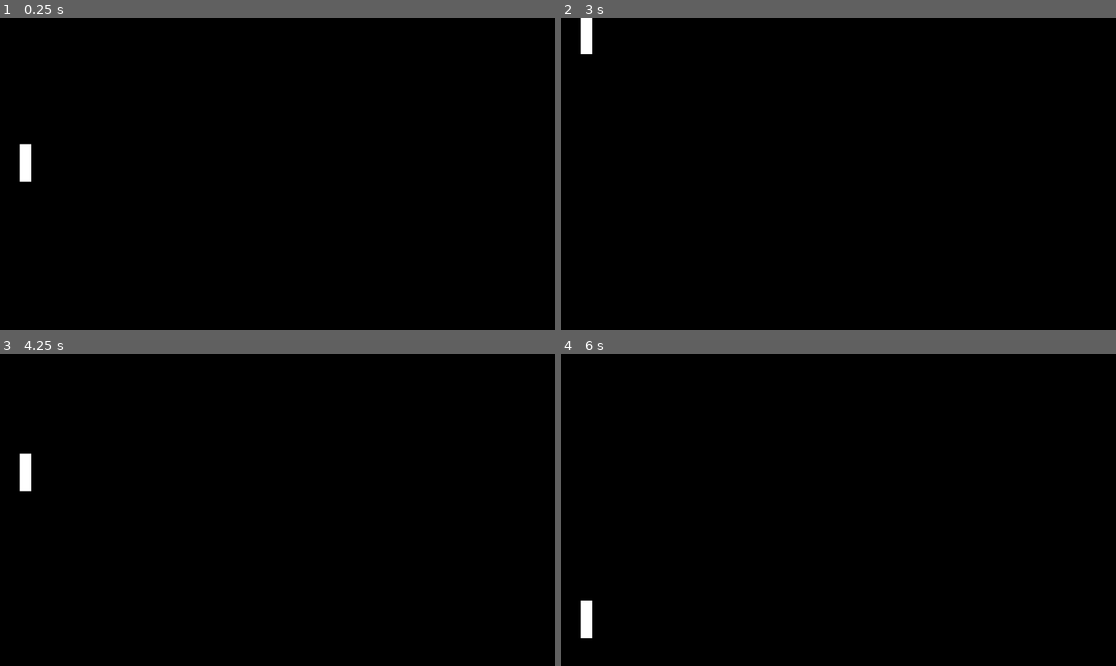
Above: before the commit, frames 1-4 (two rows, left to right).
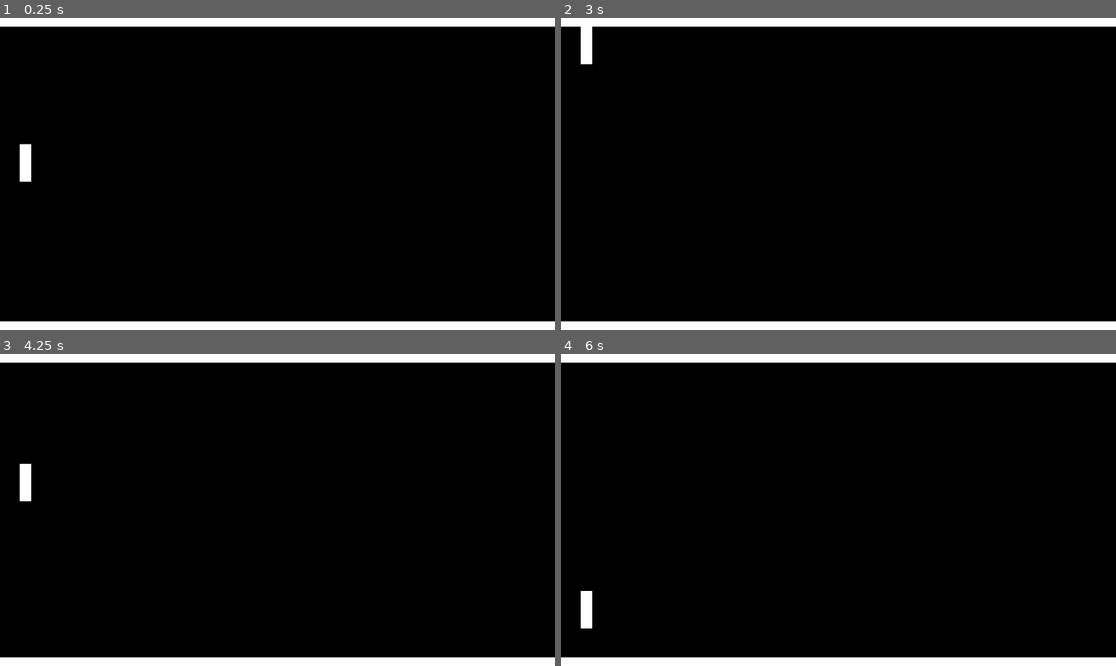
Above: after the commit, the same moments.

Repository: abattalov/Pong
Game: Godot game, scene res://scenes/main.tscn
The game is run twice, just before and just after one commit, with the same random seed, the same clock (stepped at 60 frames per second) and the same inputs.
Inputs:
- Up to frame 1 (0.25 s): no input
- Up to frame 2 (3 s): tap Enter at 0.5 s; hold Up (ui_up) 0.53-1.28 s; hold Down (ui_down) 1.28-2.03 s; hold Up (ui_up) from 2.03 s (still down)
- Up to frame 3 (4.25 s): tap Space at 3.5 s; release Up (ui_up) at 3.53 s; hold Down (ui_down) from 3.53 s (still down)
- Up to frame 4 (6 s): tap Enter at 5.75 s; release Down (ui_down) at 5.78 s; hold Up (ui_up) from 5.78 s (still down)

The runs differ from the first frame. In frame 1, 5.8% of the frame differs, in the area x 0-100%, y 0-100%; in frame 2, 5.8%; in frame 3, 5.9%; in frame 4, 5.9%.

Commit message:
added boundary walls

Diff:
--- a/project.godot
+++ b/project.godot
@@ -14,6 +14,10 @@
 run/main_scene="res://scenes/main.tscn"
 config/features=PackedStringArray("4.2", "Forward Plus")
 config/icon="res://icon.svg"
+
+[display]
+
+window/size/resizable=false
 
 [input]
 
--- a/scenes/main.tscn
+++ b/scenes/main.tscn
@@ -1,7 +1,13 @@
-[gd_scene load_steps=2 format=3 uid="uid://dt40rn628q6cx"]
+[gd_scene load_steps=3 format=3 uid="uid://dt40rn628q6cx"]
 
 [ext_resource type="PackedScene" uid="uid://ddsnbe4r4gwqr" path="res://scenes/paddle.tscn" id="1_m1qxp"]
+[ext_resource type="PackedScene" uid="uid://didv2fa4fx6nq" path="res://scenes/wall.tscn" id="2_88qi8"]
 
 [node name="Main" type="Node2D"]
 
 [node name="Paddle" parent="." instance=ExtResource("1_m1qxp")]
+
+[node name="Wall" parent="." instance=ExtResource("2_88qi8")]
+
+[node name="Wall2" parent="." instance=ExtResource("2_88qi8")]
+position = Vector2(0, 630)
--- /dev/null
+++ b/scenes/wall.tscn
@@ -0,0 +1,22 @@
+[gd_scene load_steps=3 format=3 uid="uid://didv2fa4fx6nq"]
+
+[sub_resource type="CanvasItemMaterial" id="CanvasItemMaterial_q1w8h"]
+
+[sub_resource type="RectangleShape2D" id="RectangleShape2D_yj7tw"]
+size = Vector2(1151, 18)
+
+[node name="Wall" type="Sprite2D"]
+material = SubResource("CanvasItemMaterial_q1w8h")
+
+[node name="StaticBody2D" type="StaticBody2D" parent="."]
+position = Vector2(11, 10)
+
+[node name="CollisionShape2D" type="CollisionShape2D" parent="StaticBody2D"]
+position = Vector2(565.5, -1)
+shape = SubResource("RectangleShape2D_yj7tw")
+
+[node name="ColorRect" type="ColorRect" parent="StaticBody2D"]
+offset_left = -11.0
+offset_top = -10.0
+offset_right = 1141.0
+offset_bottom = 8.0
--- a/scripts/paddle.gd
+++ b/scripts/paddle.gd
@@ -16,7 +16,6 @@
 		velocity.y = direction * SPEED
 		if position.y > screen_size.y - PADDLE_HEIGHT/2 and Input.is_action_pressed("ui_down") or position.y < PADDLE_HEIGHT/2 and Input.is_action_pressed("ui_up"):
 			velocity.y = 0
-			print(position.y)
 	else:
 		velocity.y = 0
 
